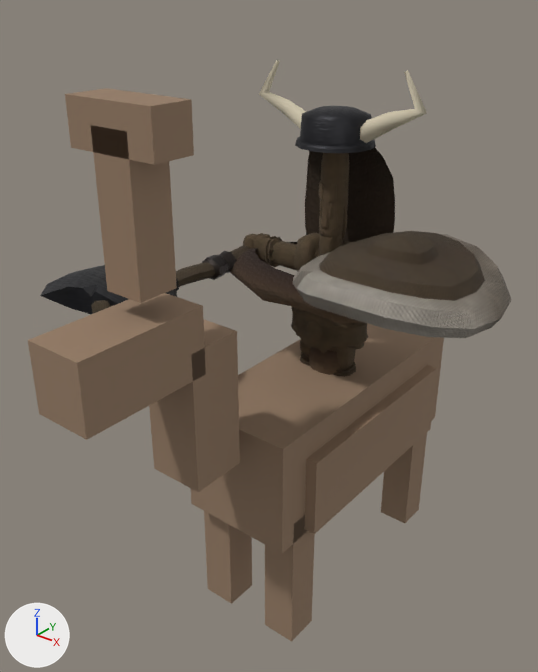
What one commit did to the glTF model csharp/Unciv.Godot/Packs/units/models/unit/Khan.glb.
Before and after are seen from a 50 mm camera at (0.659, -0.992, 1.052) aimed at (-0.036, -0.124, 0.513). Every picture has the same lights, and +X, +Y and +Z are marked at lower left. The picture after the commit comes second. Where no turn or scale is listed for an object, it has been applied to the vertices. Vertices at exactly the same position are counted once.

The older version as bpy lines, for what is in view:
```python
mat_horse = principled_material('Horse')
mat_horse.base_color = (0.3, 0.2, 0.13)  # brown #957c65
mat_horse.roughness = 1.0
me_horse = bpy.data.meshes.new('Horse')
me_horse.from_pydata(...)  # 96 vertices, 144 faces; spans x -0.12..0.12, y -0.56..0.325, z 0.0..0.93
me_horse.materials.append(mat_horse)  # brown #957c65
me_mesh_barbarian_cape = bpy.data.meshes.new('Mesh_Barbarian_Cape')
me_mesh_barbarian_cape.from_pydata(...)  # 53 vertices, 78 faces; spans x -0.09..0.09, y 0.005..0.048, z -0.231..0.004
me_mesh_barbarian_cape.materials.append(mat_fur)
me_mesh_skinned = bpy.data.meshes.new('Mesh_skinned')
me_mesh_skinned.from_pydata(...)  # 2579 vertices, 4741 faces; spans x -0.215..0.241, y -0.119..0.118, z 0.0..0.55
# faces by material slot: [4045, 180, 180, 160, 96, 80]
me_mesh_skinned.materials.append(mat_wool)
me_mesh_skinned.materials.append(mat_fur)
me_mesh_skinned.materials.append(mat_leather)
me_mesh_skinned.materials.append(mat_iron)
me_mesh_skinned.materials.append(mat_bone)
me_mesh_skinned.materials.append(mat_hair)
ob_barbarian_cape = bpy.data.objects.new('Barbarian_Cape', me_mesh_barbarian_cape)
ob_barbarian_cape.location = (0.0, 0.0, 0.827)
ob_horsemesh = bpy.data.objects.new('HorseMesh', me_horse)
ob_horsemesh.location = (0.0, 0.0, 0.0)
ob_warrior = bpy.data.objects.new('Warrior', me_mesh_skinned)
ob_warrior.location = (0.0, 0.0, 0.38)
# also in view: 'Barbarian_Round_Shield' at (0.174, -0.082, 0.659); '1H_Axe' at (-0.241, -0.187, 0.596)
```
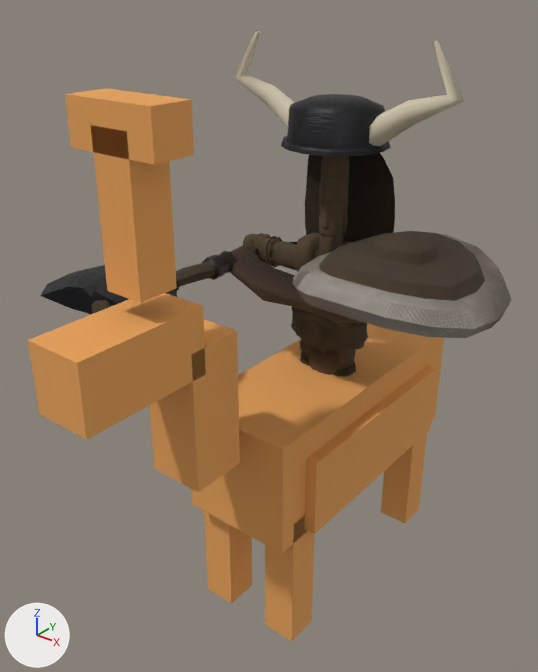
The change in detail:
Material 'Horse' (mat_horse) changes colour from brown #957c65 to orange #e7a259; in linear values from (0.3, 0.2, 0.13) to (0.8, 0.36, 0.1).
me_mesh_skinned is used by ob_warrior; location (0.0, 0.0, 0.38).
me_mesh_skinned had 2579 vertices, 4741 faces and spanned x -0.215..0.241, y -0.119..0.118, z 0.0..0.55.
me_mesh_skinned now has 2579 vertices, 4741 faces and spans x -0.215..0.241, y -0.119..0.118, z 0.0..0.591.
me_mesh_skinned part 1: 133 of 2579 vertices moved; they spanned x -0.153..0.153, y -0.066..0.062, z 0.431..0.55 and now span x -0.207..0.207, y -0.088..0.085, z 0.431..0.591; mean shift (0.0, 0.0, 0.011); largest move (0.118, -0.002, 0.55) -> (0.159, -0.002, 0.591).

What differs and where, as boxes (x1, y1, x2, y2) in the pictures (538 x 672 px; the box of a moved part takes in the faces that stretch with it):
'HorseMesh', recoloured (brown to orange): (28, 88, 444, 642) in both
'Warrior', reshaped: before (230, 60, 427, 377); after (230, 30, 464, 377)
part 1 of me_mesh_skinned, moved or reshaped: before (259, 60, 427, 153); after (233, 30, 464, 157)
